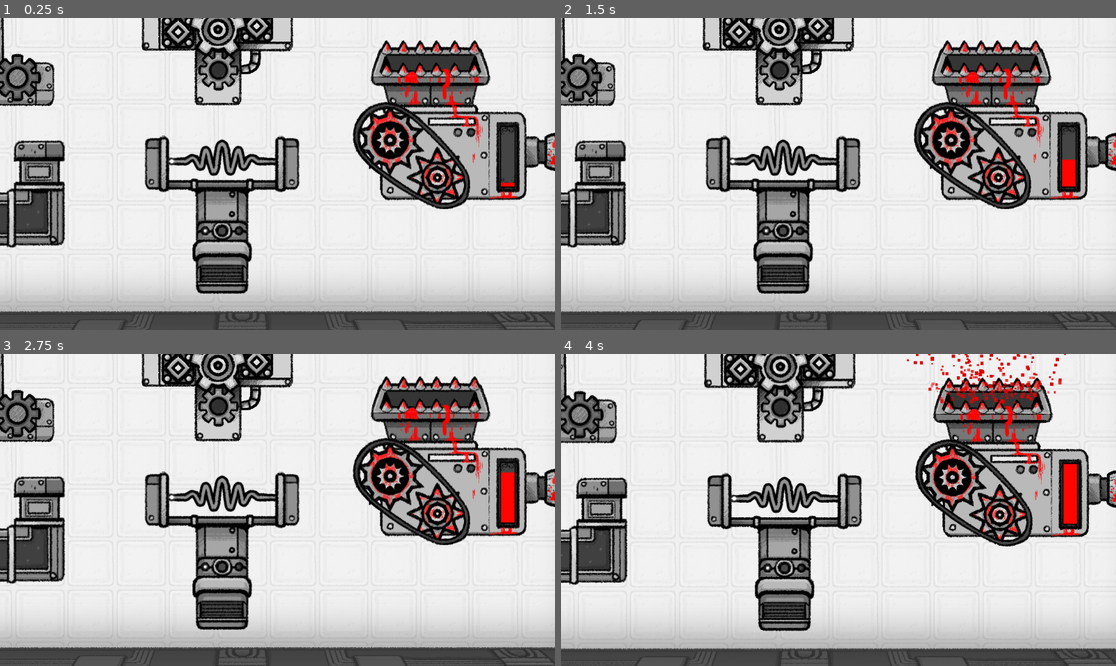
Above: before the commit, frames 1-4 (two rows, left to right).
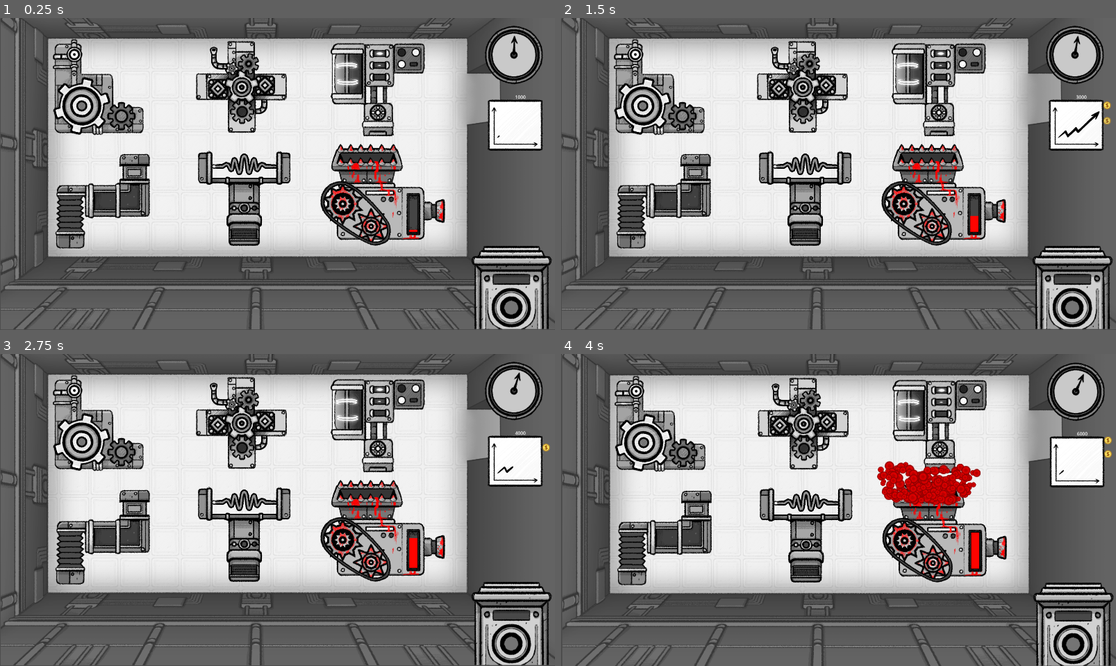
Above: after the commit, the same moments.

Repository: Aeropulu/LaHordeJam
Game: Godot game, scene res://scenes/usine.tscn
The game is run twice, just before and just after one commit, with the same random seed, the same clock (stepped at 60 frames per second) and the same inputs. Sound files missing from this copy of the repository are replaced by a short silence.
Inputs (mouse positions are in pixels of both pictures, inside the frame that each line leads up to):
- Up to frame 1 (0.25 s): no input
- Up to frame 2 (1.5 s): tap Enter (ui_accept) at 0.5 s; drag from (777, 30) to (1016, 127) at 0.52 s; drag from (1016, 127) to (777, 30) at 1.27 s
- Up to frame 3 (2.75 s): move the mouse to (222, 553) at 2.02 s; hold Left (ui_left) from 2.03 s (still down); tap Enter (ui_accept) at 2.1 s; click (222, 553) at 2.17 s
- Up to frame 4 (4 s): release Left (ui_left) at 2.75 s; drag from (810, 572) to (1016, 463) at 2.77 s; move the mouse to (1005, 556) at 3.52 s; hold Right (ui_right) from 3.53 s (still down); tap Enter (ui_accept) at 3.6, 3.77 s; click (1005, 556) at 3.67 s

The runs differ from the first frame. In frame 1, 74% of the frame differs, in the area x 0-100%, y 0-100%; in frame 2, 75%; in frame 3, 75%; in frame 4, 76%.

Commit message:
machine, effet, michel

Diff:
--- a/project.godot
+++ b/project.godot
@@ -21,7 +21,10 @@
 
 [display]
 
+window/size/viewport_width=1920
+window/size/viewport_height=1080
 window/size/resizable=false
+mouse_cursor/custom_image="res://assets/sprites/cursor/cursor_point.png"
 
 [input]
 
--- a/scenes/Horloge.gd
+++ b/scenes/Horloge.gd
@@ -8,4 +8,5 @@
 
 # Called every frame. 'delta' is the elapsed time since the previous frame.
 func _process(delta):
+	pass
 	$fleche.global_rotation_degrees += 0.1
--- a/scenes/Pointeuse.gd
+++ b/scenes/Pointeuse.gd
@@ -16,6 +16,7 @@
 	$pointerSFX.play()
 	await $pointerSFX.finished
 	$ding.play()
+	FactoryManager._on_button_pressed()
 
 func _on_area_2d_input_event(viewport, event, shape_idx):
 	if event is InputEventMouseButton and event.pressed:
--- /dev/null
+++ b/scenes/machineD.tscn
@@ -0,0 +1,78 @@
+[gd_scene load_steps=18 format=3 uid="uid://djxih46breah5"]
+
+[ext_resource type="PackedScene" uid="uid://bdfy2r4dblv5p" path="res://scenes/machine.tscn" id="1_gimwe"]
+[ext_resource type="Texture2D" uid="uid://dkri0ronsbfl8" path="res://assets/sprites/machines/machineE/machineE_00000.png" id="2_1xuec"]
+[ext_resource type="Texture2D" uid="uid://dxs6hjqh1tmwv" path="res://assets/sprites/machines/machineE/machineE_00001.png" id="3_8o8jw"]
+[ext_resource type="Texture2D" uid="uid://cfaurhv5ujddu" path="res://assets/sprites/machines/machineE/machineE_00002.png" id="4_ddh0q"]
+[ext_resource type="Texture2D" uid="uid://bm1yyvokxlpqf" path="res://assets/sprites/machines/machineE/machineE_00003.png" id="5_b384w"]
+[ext_resource type="Texture2D" uid="uid://dpyr5n54rlafa" path="res://assets/sprites/machines/machineE/machineE_00004.png" id="6_nr4vk"]
+[ext_resource type="Texture2D" uid="uid://7jshguubt60y" path="res://assets/sprites/machines/machineE/machineE_00005.png" id="7_71eqm"]
+[ext_resource type="Texture2D" uid="uid://c7bf4i0crbjst" path="res://assets/sprites/machines/machineE/machineE_00006.png" id="8_jtu8f"]
+[ext_resource type="Texture2D" uid="uid://fpa0m1sxyls5" path="res://assets/sprites/machines/machineE/machineE_00007.png" id="9_qxlrv"]
+[ext_resource type="Texture2D" uid="uid://drdjxdfp7dxql" path="res://assets/sprites/machines/machineE/machineE_00008.png" id="10_opnj5"]
+[ext_resource type="Texture2D" uid="uid://dxqfoug58e8g" path="res://assets/sprites/machines/machineE/machineE_00009.png" id="11_tyn8u"]
+[ext_resource type="Texture2D" uid="uid://btwlsl6taj0vj" path="res://assets/sprites/machines/machineE/machineE_00010.png" id="12_cs0o2"]
+[ext_resource type="Texture2D" uid="uid://dnijmprjy7lo6" path="res://assets/sprites/machines/machineE/machineE_00011.png" id="13_1354b"]
+[ext_resource type="Texture2D" uid="uid://d34gq8qaa7c13" path="res://assets/sprites/machines/machineE/machineE_00012.png" id="14_36207"]
+[ext_resource type="Texture2D" uid="uid://fj76yuthslar" path="res://assets/sprites/machines/machineE/machineE_00013.png" id="15_epf5m"]
+[ext_resource type="Texture2D" uid="uid://bathshs5m87o3" path="res://assets/sprites/machines/machineE/machineE_00014.png" id="16_6n47j"]
+
+[sub_resource type="SpriteFrames" id="SpriteFrames_2rids"]
+animations = [{
+"frames": [{
+"duration": 1.0,
+"texture": ExtResource("2_1xuec")
+}, {
+"duration": 1.0,
+"texture": ExtResource("3_8o8jw")
+}, {
+"duration": 1.0,
+"texture": ExtResource("4_ddh0q")
+}, {
+"duration": 1.0,
+"texture": ExtResource("5_b384w")
+}, {
+"duration": 1.0,
+"texture": ExtResource("6_nr4vk")
+}, {
+"duration": 1.0,
+"texture": ExtResource("7_71eqm")
+}, {
+"duration": 1.0,
+"texture": ExtResource("8_jtu8f")
+}, {
+"duration": 1.0,
+"texture": ExtResource("9_qxlrv")
+}, {
+"duration": 1.0,
+"texture": ExtResource("10_opnj5")
+}, {
+"duration": 1.0,
+"texture": ExtResource("11_tyn8u")
+}, {
+"duration": 1.0,
+"texture": ExtResource("12_cs0o2")
+}, {
+"duration": 1.0,
+"texture": ExtResource("13_1354b")
+}, {
+"duration": 1.0,
+"texture": ExtResource("14_36207")
+}, {
+"duration": 1.0,
+"texture": ExtResource("15_epf5m")
+}, {
+"duration": 1.0,
+"texture": ExtResource("16_6n47j")
+}],
+"loop": true,
+"name": &"default",
+"speed": 12.0
+}]
+
+[node name="Machine" instance=ExtResource("1_gimwe")]
+
+[node name="AnimatedSprite2D" parent="." index="0"]
+sprite_frames = SubResource("SpriteFrames_2rids")
+frame = 3
+frame_progress = 0.405735
--- a/scenes/michel.tscn
+++ b/scenes/michel.tscn
@@ -6,6 +6,9 @@
 [ext_resource type="Texture2D" uid="uid://v5bfs122w7q3" path="res://assets/sprites/michel/michel_work/michel_work00001.png" id="4_256x1"]
 [ext_resource type="Texture2D" uid="uid://b2ekrb6nec2mm" path="res://assets/sprites/michel/michel_work/michel_work00002.png" id="5_ch47i"]
 [ext_resource type="Texture2D" uid="uid://8t7xgamd13uo" path="res://assets/sprites/michel/michel_work/michel_work00003.png" id="6_qha4o"]
+[ext_resource type="Texture2D" uid="uid://dy241knpxm8ml" path="res://assets/sprites/michel/michel_hold_body.png" id="7_rvpd8"]
+[ext_resource type="Texture2D" uid="uid://b4ftkbjqhhp6o" path="res://assets/sprites/michel/michel_hold_arm2.png" id="8_j1hej"]
+[ext_resource type="Texture2D" uid="uid://dsbt4khh38h2t" path="res://assets/sprites/michel/michel_hold_arm1.png" id="9_hbl7h"]
 
 [sub_resource type="CapsuleShape2D" id="CapsuleShape2D_u3v2u"]
 radius = 23.0
@@ -93,13 +96,15 @@
 "speed": 12.0
 }]
 
+[sub_resource type="CapsuleShape2D" id="CapsuleShape2D_6ae7x"]
+radius = 41.0
+height = 96.0
+
 [node name="michel" type="CharacterBody2D"]
-position = Vector2(-1, 5)
 script = ExtResource("1_5mdh5")
 
 [node name="CollisionShape2D" type="CollisionShape2D" parent="."]
 shape = SubResource("CapsuleShape2D_u3v2u")
-disabled = true
 
 [node name="Sprite2D" type="Sprite2D" parent="."]
 visible = false
@@ -114,3 +119,23 @@
 sprite_frames = SubResource("SpriteFrames_rlo3w")
 autoplay = "default"
 frame_progress = 0.428058
+
+[node name="Area2D" type="Area2D" parent="."]
+
+[node name="CollisionShape2D" type="CollisionShape2D" parent="Area2D"]
+shape = SubResource("CapsuleShape2D_6ae7x")
+
+[node name="drag" type="Sprite2D" parent="."]
+visible = false
+position = Vector2(-2, 33)
+scale = Vector2(-1, 1)
+texture = ExtResource("7_rvpd8")
+
+[node name="arm2" type="Sprite2D" parent="drag"]
+visible = false
+texture = ExtResource("8_j1hej")
+
+[node name="arm1" type="Sprite2D" parent="drag"]
+texture = ExtResource("9_hbl7h")
+
+[connection signal="input_event" from="Area2D" to="." method="_on_area_2d_input_event"]
--- a/scenes/usine.tscn
+++ b/scenes/usine.tscn
@@ -22,6 +22,7 @@
 [ext_resource type="Texture2D" uid="uid://d3a6tvedd7x5e" path="res://assets/sprites/usine/usine_layout_.png" id="23_r66r1"]
 [ext_resource type="Script" path="res://scenes/Profit.gd" id="24_vxwht"]
 [ext_resource type="PackedScene" uid="uid://chr8ktkq33kv5" path="res://scenes/machineC.tscn" id="24_w07ob"]
+[ext_resource type="PackedScene" uid="uid://djxih46breah5" path="res://scenes/machineD.tscn" id="25_024x3"]
 [ext_resource type="PackedScene" uid="uid://bdfy2r4dblv5p" path="res://scenes/machine.tscn" id="25_t0uso"]
 [ext_resource type="Script" path="res://scenes/Horloge.gd" id="26_d54fv"]
 [ext_resource type="PackedScene" uid="uid://b8n0jndurkhb1" path="res://scenes/machineA.tscn" id="26_uqcj8"]
@@ -227,6 +228,7 @@
 
 [node name="GameMusic" type="AudioStreamPlayer2D" parent="."]
 stream = ExtResource("16_feel5")
+autoplay = true
 
 [node name="TextEffect" parent="." instance=ExtResource("20_8gw2c")]
 
@@ -255,8 +257,11 @@
 position = Vector2(835, 239)
 machine_type = 1
 
+[node name="Machine6" parent="." instance=ExtResource("25_024x3")]
+position = Vector2(1307, 249)
+
 [node name="Machine3" parent="." instance=ExtResource("27_uthxa")]
-position = Vector2(1332, 438)
+position = Vector2(1324, 612)
 machine_type = 2
 
 [node name="TextureProgressBar" type="TextureProgressBar" parent="Machine3"]
--- a/scenes/vfx/blood_effect.tscn
+++ b/scenes/vfx/blood_effect.tscn
@@ -1,8 +1,9 @@
-[gd_scene load_steps=5 format=3 uid="uid://c7aawfyrbbndc"]
+[gd_scene load_steps=6 format=3 uid="uid://c7aawfyrbbndc"]
 
 [ext_resource type="Script" path="res://scenes/vfx/blood_effect.gd" id="1_fcr34"]
 [ext_resource type="AudioStream" uid="uid://d2jb6hhevi06o" path="res://assets/sfx/355052__greatnate98__bone-crunch.wav" id="1_gi24o"]
 [ext_resource type="AudioStream" uid="uid://bj85g7iv55g3a" path="res://assets/sfx/crie1.wav" id="2_yfdr8"]
+[ext_resource type="Texture2D" uid="uid://7vrud7so5cc6" path="res://assets/sprites/vfx/blood_particle.png" id="4_ron8q"]
 
 [sub_resource type="Gradient" id="Gradient_diwqp"]
 offsets = PackedFloat32Array(0, 0.512111)
@@ -30,17 +31,17 @@
 amount = 300
 one_shot = true
 speed_scale = 1.5
-explosiveness = 0.38
+explosiveness = 0.78
 lifetime_randomness = 0.55
+texture = ExtResource("4_ron8q")
 emission_shape = 3
 emission_rect_extents = Vector2(100, 1)
 direction = Vector2(0, 1)
 spread = 111.23
-gravity = Vector2(0, -980)
-initial_velocity_min = 141.51
-initial_velocity_max = 207.54
-scale_amount_min = 3.0
-scale_amount_max = 8.0
+gravity = Vector2(0, -280)
+initial_velocity_min = 117.7
+initial_velocity_max = 142.06
+scale_amount_max = 2.0
 color_ramp = SubResource("Gradient_diwqp")
 
 [connection signal="timeout" from="Timer" to="." method="_on_timer_timeout"]
--- a/scripts/michel.gd
+++ b/scripts/michel.gd
@@ -14,6 +14,9 @@
 
 var _machine: Machine
 
+var is_dragging:bool = false
+var mouse_cursor_grab = preload("res://assets/sprites/cursor/cursor_grab.png")
+
 signal in_place
 signal gone_home
 
@@ -25,44 +28,48 @@
 
 
 func _physics_process(delta):
-	if working:
-		$Sprite2D.visible = false
-		$AnimatedSprite2D.visible = true
-		if _machine is Machine:
-			$AnimatedSprite2D.speed_scale = 1 / _machine._cycle_duration
+	if is_dragging:
+		global_position = get_global_mouse_position()
+		Input.set_custom_mouse_cursor(mouse_cursor_grab)
 	else:
-		$Sprite2D.visible = true
-		$AnimatedSprite2D.visible = false
-	# Add the gravity.
-	#if not is_on_floor():
-		#velocity.y += gravity * delta
-#
-	## Handle jump.
-	#if Input.is_action_just_pressed("ui_accept") and is_on_floor():
-		#velocity.y = JUMP_VELOCITY
-		#
-	var directionY = Input.get_axis("ui_up", "ui_down")
-	if directionY:
-		velocity.y = directionY * SPEED
-	else:
-		velocity.y = move_toward(velocity.y, 0, SPEED)
+		if working:
+			$Sprite2D.visible = false
+			$AnimatedSprite2D.visible = true
+			if _machine is Machine:
+				$AnimatedSprite2D.speed_scale = 1 / _machine._cycle_duration
+		else:
+			$Sprite2D.visible = true
+			$AnimatedSprite2D.visible = false
+		# Add the gravity.
+		#if not is_on_floor():
+			#velocity.y += gravity * delta
+	#
+		## Handle jump.
+		#if Input.is_action_just_pressed("ui_accept") and is_on_floor():
+			#velocity.y = JUMP_VELOCITY
+			#
+		var directionY = Input.get_axis("ui_up", "ui_down")
+		if directionY:
+			velocity.y = directionY * SPEED
+		else:
+			velocity.y = move_toward(velocity.y, 0, SPEED)
 
-	# Get the input direction and handle the movement/deceleration.
-	# As good practice, you should replace UI actions with custom gameplay actions.
-	var direction = Input.get_axis("ui_left", "ui_right")
-	if direction:
-		velocity.x = direction * SPEED
-	else:
-		velocity.x = move_toward(velocity.x, 0, SPEED)
+		# Get the input direction and handle the movement/deceleration.
+		# As good practice, you should replace UI actions with custom gameplay actions.
+		var direction = Input.get_axis("ui_left", "ui_right")
+		if direction:
+			velocity.x = direction * SPEED
+		else:
+			velocity.x = move_toward(velocity.x, 0, SPEED)
 
-	if velocity.x != 0 || velocity.y != 0:
-		$AnimationPlayer.play("walking")
+		if velocity.x != 0 || velocity.y != 0:
+			$AnimationPlayer.play("walking")
 
-	if $AnimationPlayer.is_playing() && velocity == Vector2(0,0):
-		$AnimationPlayer.stop()
-		## working = true
+		if $AnimationPlayer.is_playing() && velocity == Vector2(0,0):
+			$AnimationPlayer.stop()
+			## working = true
 
-	move_and_slide()
+		move_and_slide()
 
 func go_to_slot(time: float):
 	await get_tree().physics_frame
@@ -89,3 +96,22 @@
 func stop_work():
 	working = false
 	print("work stopp")
+
+
+func begin_drag():
+	is_dragging = true
+	$Sprite2D.visible = false
+	$drag.visible = true
+
+func end_drag():
+	is_dragging = false
+	$Sprite2D.visible = true
+	$drag.visible = false
+
+
+func _on_area_2d_input_event(viewport, event, shape_idx):
+	if event is InputEventMouseButton:
+		if event.pressed:
+			begin_drag()
+		else:
+			end_drag()
Binary file added: assets/sprites/cursor/cursor_click.png
Not shown, added: assets/sprites/cursor/cursor_click.png.import
Binary file added: assets/sprites/cursor/cursor_grab.png
Not shown, added: assets/sprites/cursor/cursor_grab.png.import
Binary file added: assets/sprites/cursor/cursor_point.png
Not shown, added: assets/sprites/cursor/cursor_point.png.import
Binary file added: assets/sprites/machines/machineE/machineE_00000.png
Not shown, added: assets/sprites/machines/machineE/machineE_00000.png.import
Binary file added: assets/sprites/machines/machineE/machineE_00001.png
Not shown, added: assets/sprites/machines/machineE/machineE_00001.png.import
Binary file added: assets/sprites/machines/machineE/machineE_00002.png
Not shown, added: assets/sprites/machines/machineE/machineE_00002.png.import
(and 36 more such lines)
